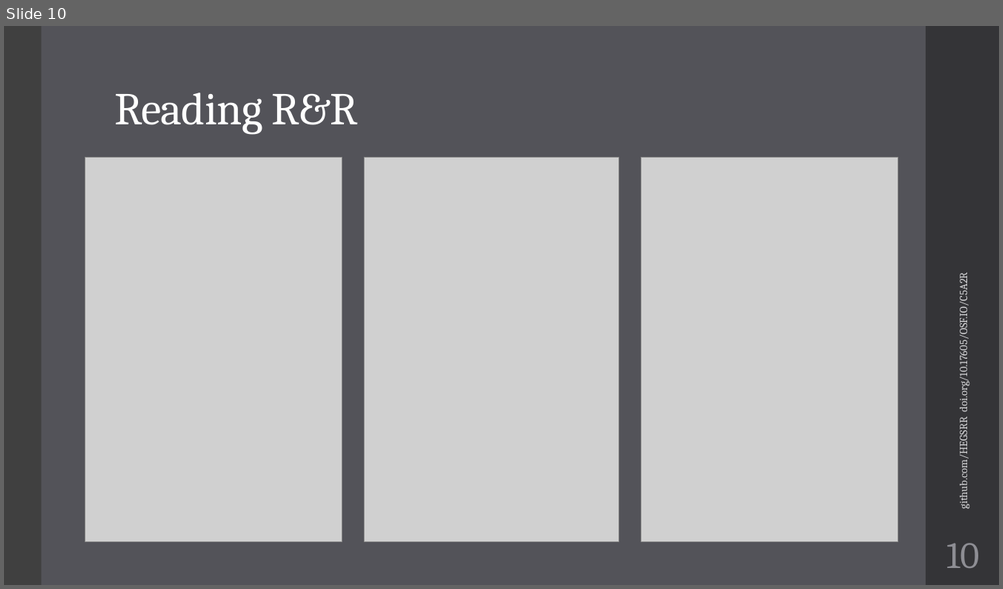
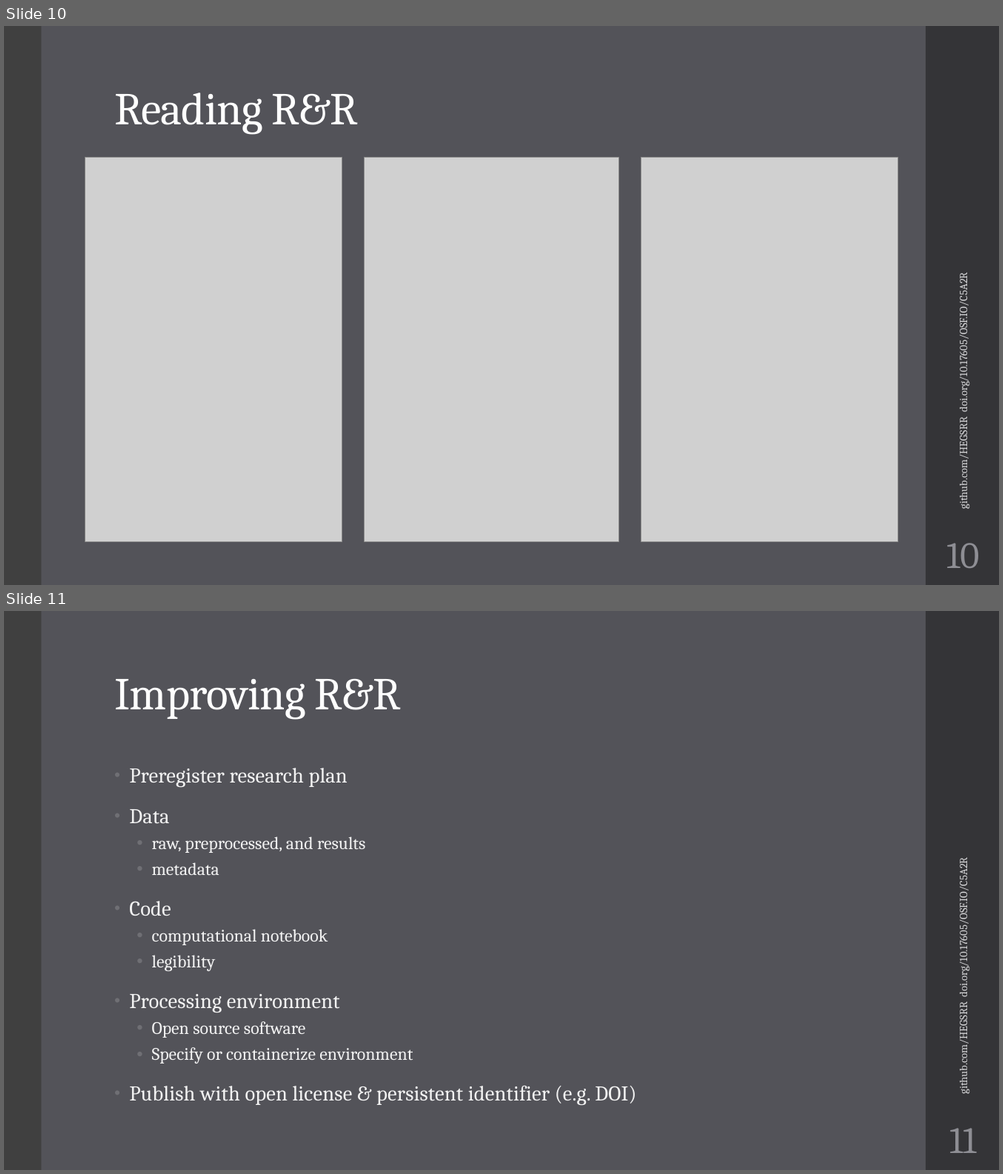
Before and after one commit to HEGSRR/UCGIS-Workshop, a slide deck: 01_Introduction.pptx. Shown one above the other, each under a label of ours: slide 10 before the commit, slides 10 and 11 after it. The pictures are 1003x589 and 1003x1174 pixels, drawn with LibreOffice and Linux fonts; fonts in the diff are those of the drawing; grey boxes stand for pictures. Boxes give left, top, right and bottom in pixels: in the first picture for what was removed or moved away, otherwise in the second. Text is boxed around its words. In the diff, an @@ line names an element or a change of style, - is before the commit and + after.

```diff
--- a/01_Introduction.pptx
+++ b/01_Introduction.pptx
@@ slide 11 added at bbox=[4, 611, 999, 1170], background #535359; not listed: 2 template elements that a slide beside it also shows @@
@@ title added at bbox=[114, 678, 401, 720], 44 pt, text #FFFFFF @@
+Improving R&R
@@ text added at bbox=[129, 768, 636, 1105], 17 pt, text #F2F2F2 @@
+• Preregister research plan
+• Data
+  • raw, preprocessed, and results
+  • metadata
+• Code
+  • computational notebook
+  • legibility
+• Processing environment
+  • Open source software
+  • Specify or containerize environment
+• Publish with open license & persistent identifier (e.g. DOI)
@@ text added at bbox=[956, 871, 970, 1092], 10.5 pt, text #D9D9DB @@
+github.com/HEGSRR doi.org/10.17605/OSF.IO/C5A2R
@@ page number added at bbox=[949, 1128, 976, 1153], 36 pt, text #8E8E94 @@
+11
```
Also in this commit, not shown: 1 other slide added.
